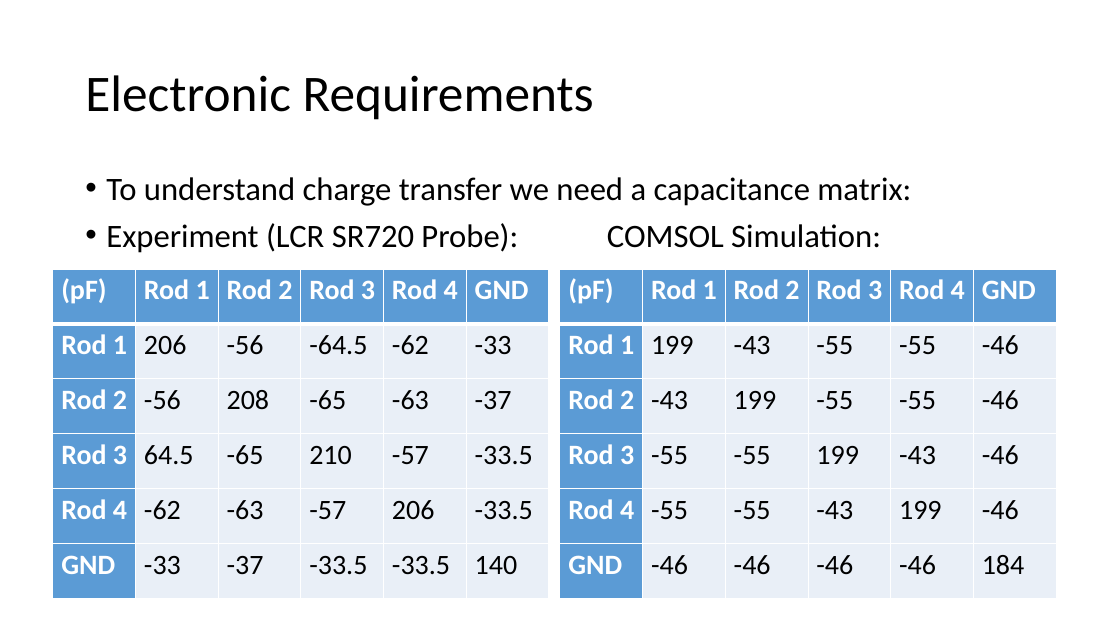
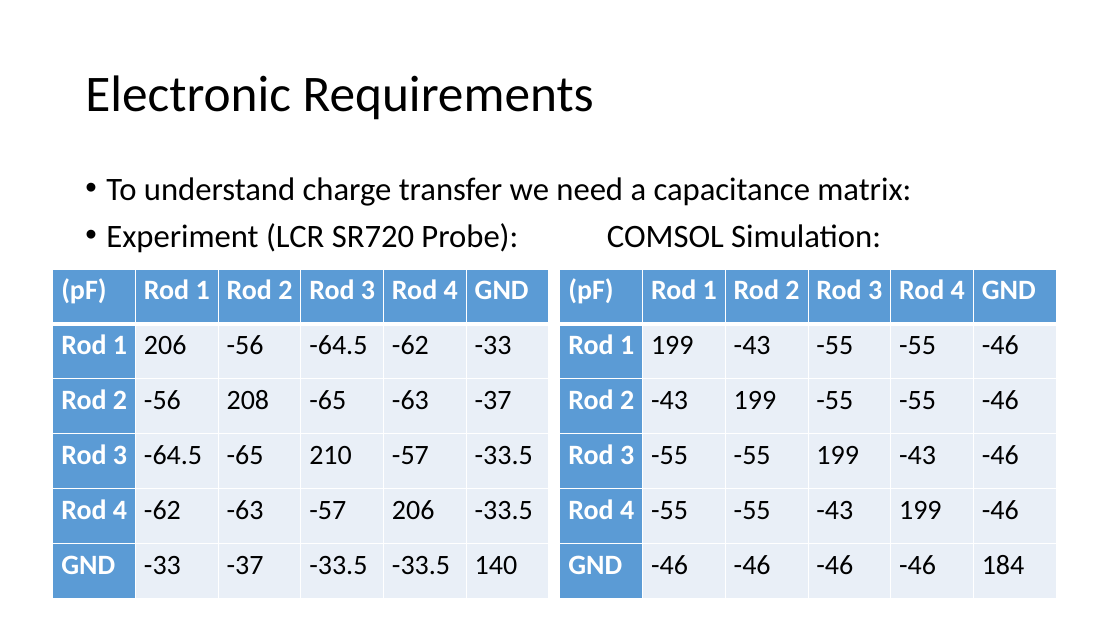
Before and after one commit to dreens/alternate-charging, a slide deck: slide 23 of Alternate Charging XSF2.pptx. Drawn at 1120x630 pixels with LibreOffice and Linux fonts; fonts in the diff are those of the drawing. Boxes give left, top, right and bottom in pixels: in the first picture for what was removed or moved away, otherwise in the second. Text is boxed around its words. In the diff, an @@ line names an element or a change of style, - is before the commit and + after.

```diff
--- a/Alternate Charging XSF2.pptx
+++ b/Alternate Charging XSF2.pptx
@@ table at bbox=[53, 269, 547, 598] @@
-row 4, column 2: 64.5
+row 4, column 2: -64.5
```
Also in this commit, not shown: 8 other files.
